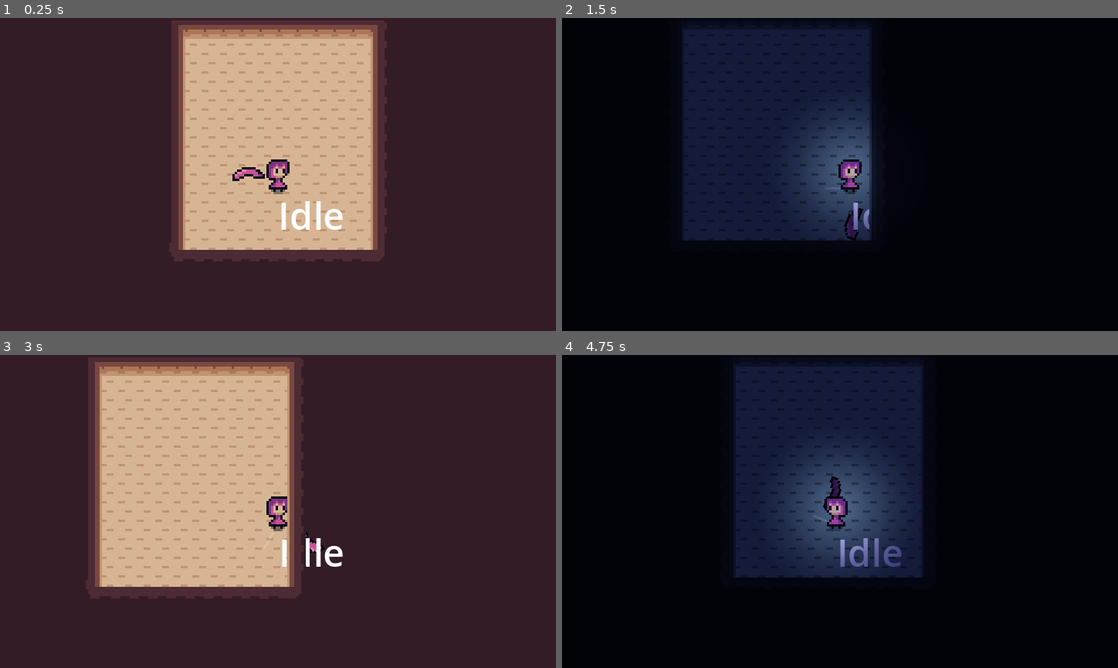
Above: before the commit, frames 1-4 (two rows, left to right).
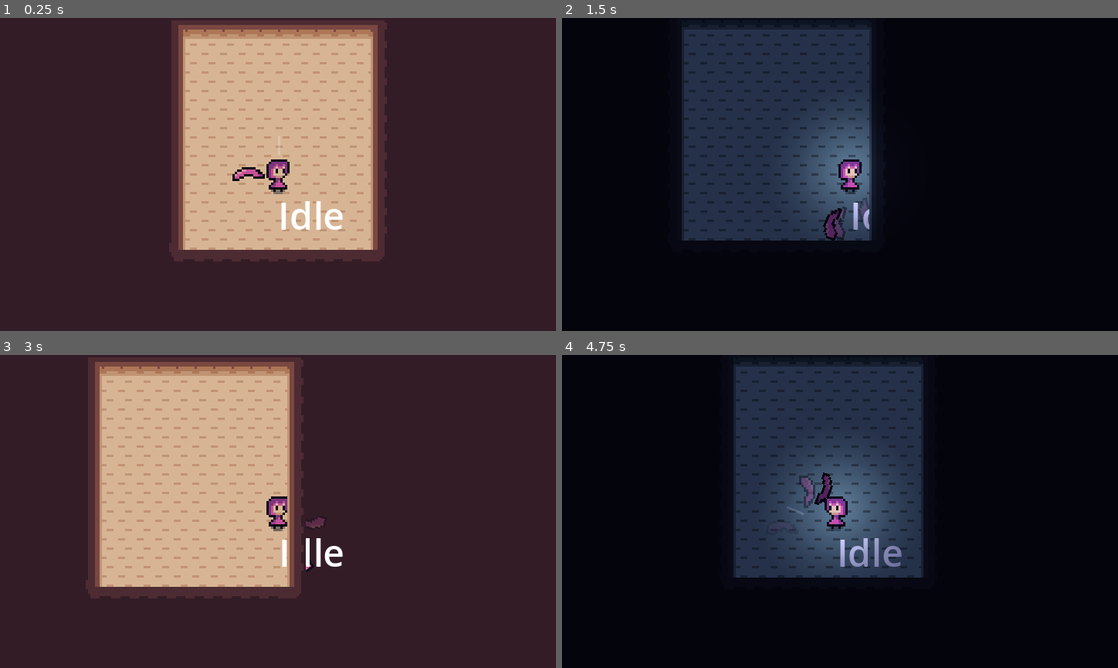
Above: after the commit, the same moments.

Repository: OlliO6/Cursed-Room
Game: Godot game, scene res://game/game.tscn
Same seed, same stepped clock (60 frames per second), same inputs: the game is played once before the commit and once after it.
Inputs (mouse positions are in pixels of both pictures, inside the frame that each line leads up to):
- Up to frame 1 (0.25 s): no input
- Up to frame 2 (1.5 s): tap Enter at 0.5 s; move the mouse to (962, 158) at 0.52 s; hold D (move_right) 0.53-1.25 s; hold Space (switch_zone) 0.53-1.25 s; click (962, 158) at 0.6 s; drag from (728, 190) to (845, 218) at 1.27 s
- Up to frame 3 (3 s): move the mouse to (333, 442) at 2.02 s; hold D (move_right) 2.03-2.75 s; hold Space (switch_zone) 2.03-2.75 s; click (333, 442) at 2.1 s; drag from (250, 574) to (111, 464) at 2.77 s
- Up to frame 4 (4.75 s): move the mouse to (1006, 558) at 3.52 s; hold A (move_left) 3.53-4.25 s; hold Space (switch_zone) 3.53-4.25 s; click (1006, 558) at 3.67 s; drag from (673, 464) to (795, 545) at 4.27 s

The runs differ from the first frame. In frame 1, less than 0.1% of the frame differs, in the area x 50-51%, y 40-42%; in frame 2, 0.7%; in frame 3, 0.2%; in frame 4, 1.1%, in the area x 37-62%, y 37-68%.

Commit message:
Improve animation of moon weapon

Diff:
--- a/Zones/deadly_zone.tscn
+++ b/Zones/deadly_zone.tscn
@@ -25,5 +25,5 @@
 
 [node name="DirectionalLight2D" type="DirectionalLight2D" parent="."]
 color = Color(0.964706, 0.952941, 0.65098, 1)
-energy = 0.8
+energy = 0.6
 blend_mode = 1
--- a/player/player.tscn
+++ b/player/player.tscn
@@ -7,7 +7,6 @@
 [ext_resource type="Script" path="res://player/weapon_holder.gd" id="4_wkoiu"]
 [ext_resource type="PackedScene" uid="uid://mxire01kjgcv" path="res://player/weapons/moon.tscn" id="5_hxix6"]
 [ext_resource type="Texture2D" uid="uid://crc2n1ym5udn0" path="res://player/player.png" id="6_6m5mg"]
-[ext_resource type="Texture2D" uid="uid://cbsh01gwdjmhr" path="res://player/aim.png" id="8_n5h8r"]
 
 [sub_resource type="CircleShape2D" id="CircleShape2D_tiiay"]
 radius = 4.0
@@ -85,11 +84,6 @@
 
 [node name="Moon" parent="WeaponHolder" instance=ExtResource("5_hxix6")]
 
-[node name="Sprite2D" type="Sprite2D" parent="WeaponHolder"]
-modulate = Color(1, 1, 1, 0.2)
-position = Vector2(7, 0)
-texture = ExtResource("8_n5h8r")
-
 [node name="AnimatedSprite2D" type="AnimatedSprite2D" parent="."]
 position = Vector2(0, -6)
 sprite_frames = SubResource("SpriteFrames_icmlv")
--- a/player/weapon_holder.gd
+++ b/player/weapon_holder.gd
@@ -7,7 +7,13 @@
 		rotate_weapon()
 
 func rotate_weapon() -> void:
-	var dir := (get_global_mouse_position() - global_position).normalized()
+	var dir: Vector2
+
+	if MobileInterface.is_mobile:
+		dir = MobileInterface.attack_dir.normalized()
+	else:
+		dir = (get_global_mouse_position() - global_position).normalized()
+
 	if dir != Vector2.ZERO:
 		global_transform.x = dir
 
--- a/player/weapons/moon.tscn
+++ b/player/weapons/moon.tscn
@@ -1,9 +1,30 @@
-[gd_scene load_steps=10 format=3 uid="uid://mxire01kjgcv"]
+[gd_scene load_steps=15 format=3 uid="uid://mxire01kjgcv"]
 
 [ext_resource type="Script" path="res://player/weapons/weapon.gd" id="1_s10h2"]
+[ext_resource type="Texture2D" uid="uid://cbsh01gwdjmhr" path="res://player/aim.png" id="2_5hk04"]
 [ext_resource type="Script" path="res://components/attack_area.gd" id="3_kx1pm"]
 [ext_resource type="Texture2D" uid="uid://brjxcfpqtgtmn" path="res://player/weapons/moon.png" id="3_q2703"]
 [ext_resource type="Script" path="res://player/weapons/queued_animation_player.gd" id="4_25nxt"]
+
+[sub_resource type="CanvasItemMaterial" id="CanvasItemMaterial_mww5p"]
+particles_animation = true
+particles_anim_h_frames = 2
+particles_anim_v_frames = 1
+particles_anim_loop = false
+
+[sub_resource type="Curve" id="Curve_v4h4k"]
+_data = [Vector2(0, 0.504191), 0.0, 0.0, 0, 0, Vector2(1, 0), -0.929501, 0.0, 0, 0]
+point_count = 2
+
+[sub_resource type="CurveTexture" id="CurveTexture_mqtvs"]
+width = 32
+curve = SubResource("Curve_v4h4k")
+
+[sub_resource type="ParticleProcessMaterial" id="ParticleProcessMaterial_uni8s"]
+gravity = Vector3(0, 0, 0)
+alpha_curve = SubResource("CurveTexture_mqtvs")
+anim_offset_min = 1.0
+anim_offset_max = 1.0
 
 [sub_resource type="RectangleShape2D" id="RectangleShape2D_tyops"]
 size = Vector2(23.5104, 10.6366)
@@ -57,6 +78,54 @@
 "transitions": PackedFloat32Array(1),
 "update": 1,
 "values": [0]
+}
+tracks/4/type = "value"
+tracks/4/imported = false
+tracks/4/enabled = true
+tracks/4/path = NodePath("Pivot:position")
+tracks/4/interp = 1
+tracks/4/loop_wrap = true
+tracks/4/keys = {
+"times": PackedFloat32Array(0),
+"transitions": PackedFloat32Array(1),
+"update": 0,
+"values": [Vector2(0, 0)]
+}
+tracks/5/type = "value"
+tracks/5/imported = false
+tracks/5/enabled = true
+tracks/5/path = NodePath("Arrow:modulate")
+tracks/5/interp = 1
+tracks/5/loop_wrap = true
+tracks/5/keys = {
+"times": PackedFloat32Array(0),
+"transitions": PackedFloat32Array(1),
+"update": 0,
+"values": [Color(1, 1, 1, 0.270588)]
+}
+tracks/6/type = "value"
+tracks/6/imported = false
+tracks/6/enabled = true
+tracks/6/path = NodePath("Pivot/Sprite2D/GPUParticles2D:scale")
+tracks/6/interp = 1
+tracks/6/loop_wrap = true
+tracks/6/keys = {
+"times": PackedFloat32Array(0),
+"transitions": PackedFloat32Array(1),
+"update": 0,
+"values": [Vector2(-1, 1)]
+}
+tracks/7/type = "value"
+tracks/7/imported = false
+tracks/7/enabled = true
+tracks/7/path = NodePath("Pivot/Sprite2D/GPUParticles2D:emitting")
+tracks/7/interp = 1
+tracks/7/loop_wrap = true
+tracks/7/keys = {
+"times": PackedFloat32Array(0),
+"transitions": PackedFloat32Array(1),
+"update": 1,
+"values": [false]
 }
 
 [sub_resource type="Animation" id="Animation_uj18e"]
@@ -127,6 +196,54 @@
 "update": 1,
 "values": [1, 0]
 }
+tracks/5/type = "value"
+tracks/5/imported = false
+tracks/5/enabled = true
+tracks/5/path = NodePath("Pivot:position")
+tracks/5/interp = 1
+tracks/5/loop_wrap = true
+tracks/5/keys = {
+"times": PackedFloat32Array(0, 0.2, 0.5),
+"transitions": PackedFloat32Array(1, 1, 1),
+"update": 0,
+"values": [Vector2(0, 0), Vector2(12, 0), Vector2(0, 0)]
+}
+tracks/6/type = "value"
+tracks/6/imported = false
+tracks/6/enabled = true
+tracks/6/path = NodePath("Arrow:modulate")
+tracks/6/interp = 1
+tracks/6/loop_wrap = true
+tracks/6/keys = {
+"times": PackedFloat32Array(0, 0.3, 0.4),
+"transitions": PackedFloat32Array(0.0693482, 1, 1),
+"update": 0,
+"values": [Color(1, 1, 1, 0.270588), Color(1, 1, 1, 0), Color(1, 1, 1, 0.270588)]
+}
+tracks/7/type = "value"
+tracks/7/imported = false
+tracks/7/enabled = true
+tracks/7/path = NodePath("Pivot/Sprite2D/GPUParticles2D:scale")
+tracks/7/interp = 1
+tracks/7/loop_wrap = true
+tracks/7/keys = {
+"times": PackedFloat32Array(0),
+"transitions": PackedFloat32Array(1),
+"update": 0,
+"values": [Vector2(-1, 1)]
+}
+tracks/8/type = "value"
+tracks/8/imported = false
+tracks/8/enabled = true
+tracks/8/path = NodePath("Pivot/Sprite2D/GPUParticles2D:emitting")
+tracks/8/interp = 1
+tracks/8/loop_wrap = true
+tracks/8/keys = {
+"times": PackedFloat32Array(0, 0.4),
+"transitions": PackedFloat32Array(1, 1),
+"update": 1,
+"values": [true, false]
+}
 
 [sub_resource type="Animation" id="Animation_nwx7w"]
 resource_name = "attack_2"
@@ -196,6 +313,54 @@
 "update": 1,
 "values": [1, 0]
 }
+tracks/5/type = "value"
+tracks/5/imported = false
+tracks/5/enabled = true
+tracks/5/path = NodePath("Pivot:position")
+tracks/5/interp = 1
+tracks/5/loop_wrap = true
+tracks/5/keys = {
+"times": PackedFloat32Array(0, 0.2, 0.5),
+"transitions": PackedFloat32Array(1, 1, 1),
+"update": 0,
+"values": [Vector2(0, 0), Vector2(12, 0), Vector2(0, 0)]
+}
+tracks/6/type = "value"
+tracks/6/imported = false
+tracks/6/enabled = true
+tracks/6/path = NodePath("Arrow:modulate")
+tracks/6/interp = 1
+tracks/6/loop_wrap = true
+tracks/6/keys = {
+"times": PackedFloat32Array(0, 0.3, 0.4),
+"transitions": PackedFloat32Array(0.0693482, 1, 1),
+"update": 0,
+"values": [Color(1, 1, 1, 0.270588), Color(1, 1, 1, 0), Color(1, 1, 1, 0.270588)]
+}
+tracks/7/type = "value"
+tracks/7/imported = false
+tracks/7/enabled = true
+tracks/7/path = NodePath("Pivot/Sprite2D/GPUParticles2D:scale")
+tracks/7/interp = 1
+tracks/7/loop_wrap = true
+tracks/7/keys = {
+"times": PackedFloat32Array(0),
+"transitions": PackedFloat32Array(1),
+"update": 0,
+"values": [Vector2(1, 1)]
+}
+tracks/8/type = "value"
+tracks/8/imported = false
+tracks/8/enabled = true
+tracks/8/path = NodePath("Pivot/Sprite2D/GPUParticles2D:emitting")
+tracks/8/interp = 1
+tracks/8/loop_wrap = true
+tracks/8/keys = {
+"times": PackedFloat32Array(0, 0.4),
+"transitions": PackedFloat32Array(1, 1),
+"update": 1,
+"values": [true, false]
+}
 
 [sub_resource type="AnimationLibrary" id="AnimationLibrary_p5ejr"]
 _data = {
@@ -206,6 +371,11 @@
 
 [node name="Moon" type="Node2D"]
 script = ExtResource("1_s10h2")
+
+[node name="Arrow" type="Sprite2D" parent="."]
+modulate = Color(1, 1, 1, 0.270588)
+position = Vector2(19, 0)
+texture = ExtResource("2_5hk04")
 
 [node name="Pivot" type="Node2D" parent="."]
 rotation = -1.5708
@@ -219,6 +389,20 @@
 hframes = 2
 region_rect = Rect2(47.5518, 116, 32.4482, 12)
 
+[node name="GPUParticles2D" type="GPUParticles2D" parent="Pivot/Sprite2D"]
+show_behind_parent = true
+material = SubResource("CanvasItemMaterial_mww5p")
+rotation = 3.14159
+scale = Vector2(-1, 1)
+emitting = false
+amount = 2
+process_material = SubResource("ParticleProcessMaterial_uni8s")
+texture = ExtResource("3_q2703")
+lifetime = 0.25
+fixed_fps = 24
+interpolate = false
+visibility_rect = Rect2(-16, -16, 32, 32)
+
 [node name="AttackArea" type="Area2D" parent="Pivot"]
 collision_layer = 0
 collision_mask = 5
@@ -227,6 +411,7 @@
 active = false
 
 [node name="CollisionShape2D" type="CollisionShape2D" parent="Pivot/AttackArea"]
+visible = false
 position = Vector2(12.1341, 6.68173)
 shape = SubResource("RectangleShape2D_tyops")
 
--- a/player/weapons/weapon.gd
+++ b/player/weapons/weapon.gd
@@ -2,12 +2,14 @@
 extends Node2D
 
 signal attacked
+signal attack_ended
 
 var is_attacking: bool
 var can_attack_again: bool = true
 
 func _ready() -> void:
 	InputManager.attack_started.connect(_on_attack_input)
+	MobileInterface.attack_touch_started.connect(_on_attack_input)
 
 func do_rotate() -> bool:
 	return !is_attacking
@@ -19,9 +21,13 @@
 
 func end_attack() -> void:
 	is_attacking = false
+	attack_ended.emit()
 
 func allow_attacking_again() -> void:
 	can_attack_again = true
+	if MobileInterface.is_attacking:
+		await get_tree().physics_frame
+		attack()
 
 func _on_attack_input() -> void:
 	if !is_attacking&&can_attack_again:
--- a/project.godot
+++ b/project.godot
@@ -26,7 +26,6 @@
 window/size/viewport_width=240
 window/size/viewport_height=135
 window/stretch/mode="canvas_items"
-window/handheld/orientation=1
 
 [dotnet]
 
@@ -84,3 +83,4 @@
 [rendering]
 
 textures/canvas_textures/default_texture_filter=0
+textures/vram_compression/import_etc2_astc=true
--- a/singletons/mobile_inerface/mobile_interface.gd
+++ b/singletons/mobile_inerface/mobile_interface.gd
@@ -1,13 +1,39 @@
 extends CanvasLayer
+
+signal attack_touch_started
+signal attack_touch_ended
+
+@onready var control := get_node("Control") as Control
+@onready var attack_stick := get_node("Control/AttackStick") as VirtualJoystick
+
+var is_attacking: bool
+var attack_dir: Vector2
+var is_mobile: bool
 
 func _ready() -> void:
 	hide()
-	process_mode = Node.PROCESS_MODE_DISABLED
+	control.process_mode = Node.PROCESS_MODE_DISABLED
+
+func _process(_delta: float) -> void:
+	if !is_mobile:
+		return
+
+	if attack_stick.is_pressed:
+		attack_dir = attack_stick.output
+		if !is_attacking:
+			attack_touch_started.emit()
+		is_attacking = true
+	else:
+		if is_attacking:
+			attack_touch_ended.emit()
+		is_attacking = false
 
 func _input(event: InputEvent) -> void:
 	if event is InputEventScreenTouch or event is InputEventGesture:
+		is_mobile = true
+		show()
+		control.process_mode = Node.PROCESS_MODE_INHERIT
+	elif event is InputEventMouse or event is InputEventKey:
+		is_mobile = false
 		hide()
-		process_mode = Node.PROCESS_MODE_DISABLED
-	elif event is InputEventMouse or event is InputEventKey:
-		show()
-		process_mode = Node.PROCESS_MODE_INHERIT
+		control.process_mode = Node.PROCESS_MODE_DISABLED
--- a/singletons/mobile_inerface/mobile_interface.tscn
+++ b/singletons/mobile_inerface/mobile_interface.tscn
@@ -33,28 +33,54 @@
 action_up = "move_up"
 action_down = "move_down"
 
-[node name="Control" type="Control" parent="Control"]
+[node name="AttackStick" parent="Control" instance=ExtResource("1_kiga8")]
 layout_mode = 1
 anchors_preset = 3
 anchor_left = 1.0
-anchor_top = 1.0
 anchor_right = 1.0
-anchor_bottom = 1.0
+offset_left = -47.0
+offset_top = -45.0
+offset_right = 52.0
+offset_bottom = 33.0
+grow_horizontal = 0
+scale = Vector2(0.2, 0.2)
+deadzone_size = 20.0
+clampzone_size = 28.0
+use_input_actions = false
+
+[node name="Control" type="Control" parent="Control"]
+layout_mode = 1
+anchors_preset = 6
+anchor_left = 1.0
+anchor_top = 0.5
+anchor_right = 1.0
+anchor_bottom = 0.5
 offset_left = -40.0
-offset_top = -40.0
+offset_top = -20.0
+offset_bottom = 20.0
 grow_horizontal = 0
-grow_vertical = 0
-
-[node name="TouchScreenButton" type="TouchScreenButton" parent="Control/Control"]
-position = Vector2(-17, -11)
-scale = Vector2(0.31, 0.31)
-texture_normal = ExtResource("3_tw62w")
-shape = SubResource("CircleShape2D_1xigo")
-action = "attack"
+grow_vertical = 2
 
 [node name="TouchScreenButton2" type="TouchScreenButton" parent="Control/Control"]
-position = Vector2(8, -48)
+position = Vector2(8, -13.5)
 scale = Vector2(0.225, 0.225)
 texture_normal = ExtResource("3_tw62w")
 shape = SubResource("CircleShape2D_1xigo")
 action = "spezial"
+
+[node name="Control2" type="Control" parent="Control"]
+layout_mode = 1
+anchors_preset = 4
+anchor_top = 0.5
+anchor_bottom = 0.5
+offset_top = -20.0
+offset_right = 40.0
+offset_bottom = 20.0
+grow_vertical = 2
+
+[node name="TouchScreenButton2" type="TouchScreenButton" parent="Control/Control2"]
+position = Vector2(15, -30.5)
+scale = Vector2(0.225, 0.225)
+texture_normal = ExtResource("3_tw62w")
+shape = SubResource("CircleShape2D_1xigo")
+action = "switch_zone"
Not shown, changed: export_presets.cfg
Not shown: 1 places in player/player.tscn that only renumber resources
Binary file changed: player/weapons/moon.png
Not shown, changed: .gitignore
